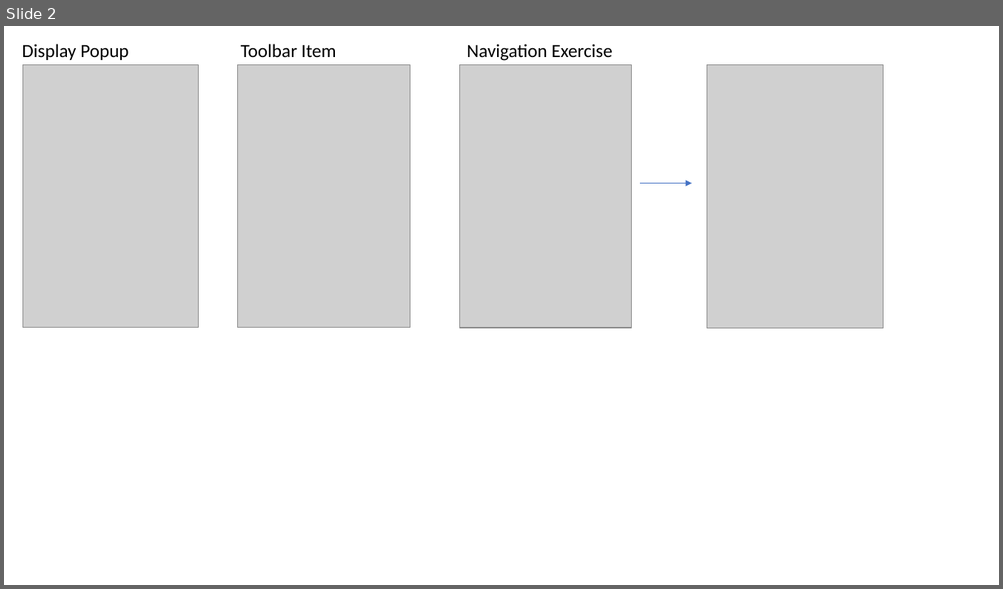
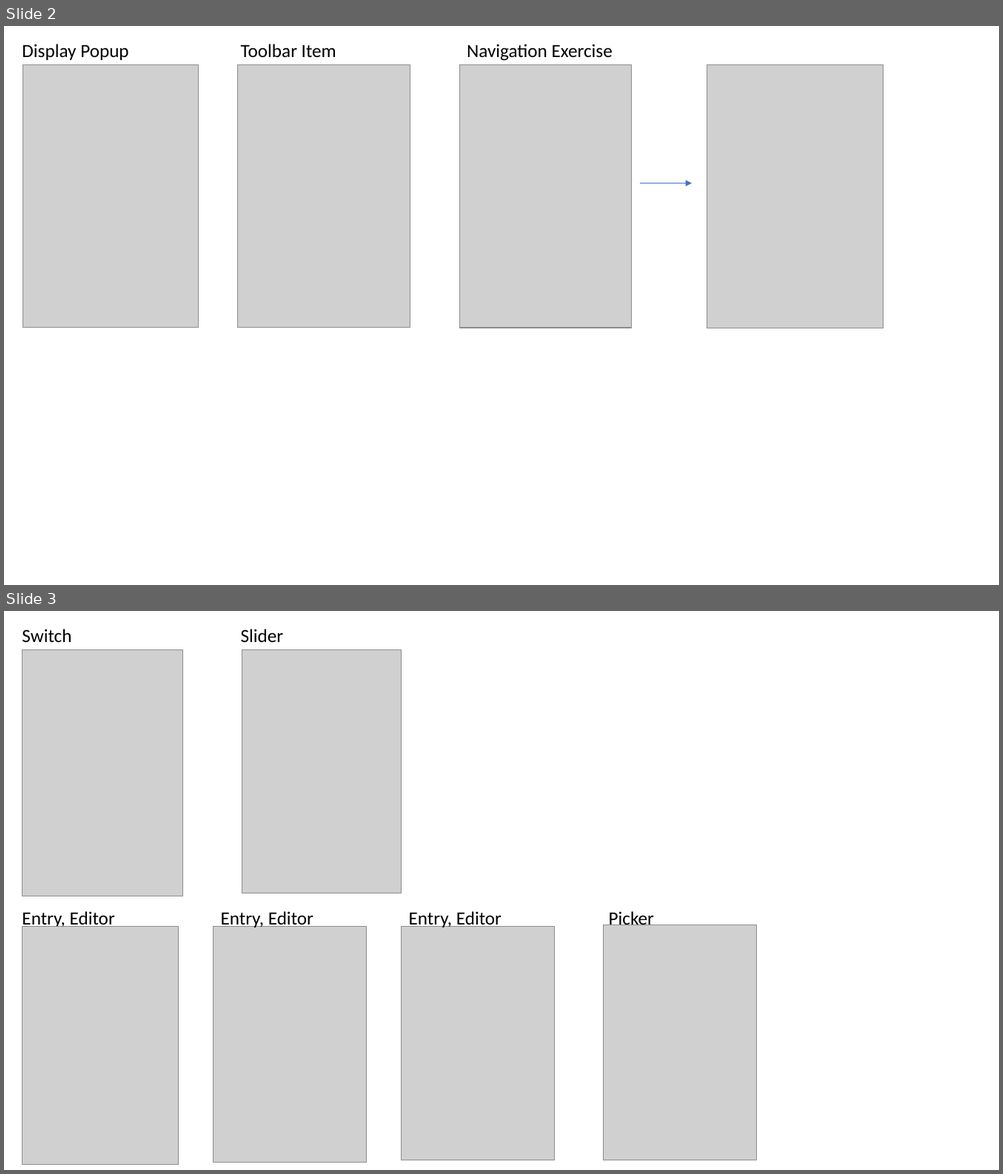
Before and after one commit to jinibyun/Xamarin-udemy2, a slide deck: Excersie Screen Capture.pptx. Shown one above the other, each under a label of ours: slide 2 before the commit, slides 2 and 3 after it. The pictures are 1003x589 and 1003x1174 pixels, drawn with LibreOffice and Linux fonts; fonts in the diff are those of the drawing; grey boxes stand for pictures. Boxes give left, top, right and bottom in pixels: in the first picture for what was removed or moved away, otherwise in the second. Text is boxed around its words. In the diff, an @@ line names an element or a change of style, - is before the commit and + after.

```diff
--- a/Excersie Screen Capture.pptx
+++ b/Excersie Screen Capture.pptx
@@ slide 3 added at <box>4,611,999,1170</box>, background #FFFFFF @@
@@ text added at <box>22,629,71,642</box>, 18 pt, text #000000 @@
+Switch
@@ text added at <box>241,629,284,642</box>, 18 pt, text #000000 @@
+Slider
@@ picture added at <box>22,649,183,896</box> @@
@@ picture added at <box>242,649,401,893</box> @@
@@ text added at <box>22,911,115,930</box>, 18 pt, text #000000 @@
+Entry, Editor
@@ text added at <box>221,911,313,930</box>, 18 pt, text #000000 @@
+Entry, Editor
@@ text added at <box>409,911,501,930</box>, 18 pt, text #000000 @@
+Entry, Editor
@@ text added at <box>609,910,654,925</box>, 18 pt, text #000000 @@
+Picker
@@ picture added at <box>22,926,179,1165</box> @@
@@ picture added at <box>213,926,367,1163</box> @@
@@ picture added at <box>401,926,555,1160</box> @@
@@ picture added at <box>603,925,756,1161</box> @@
```
Also in this commit, not shown: 1 other slide added, 1 slide removed.
